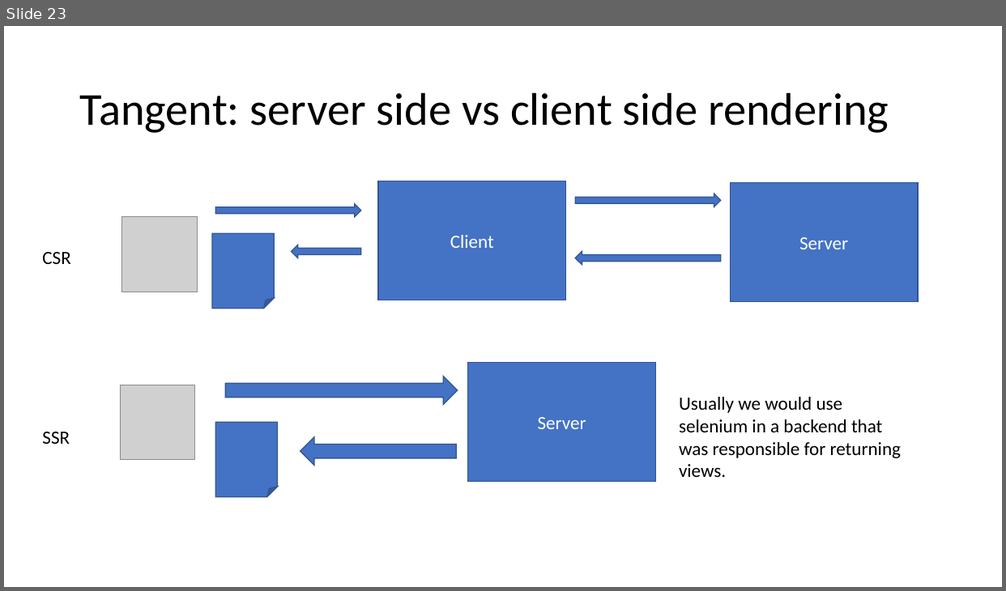
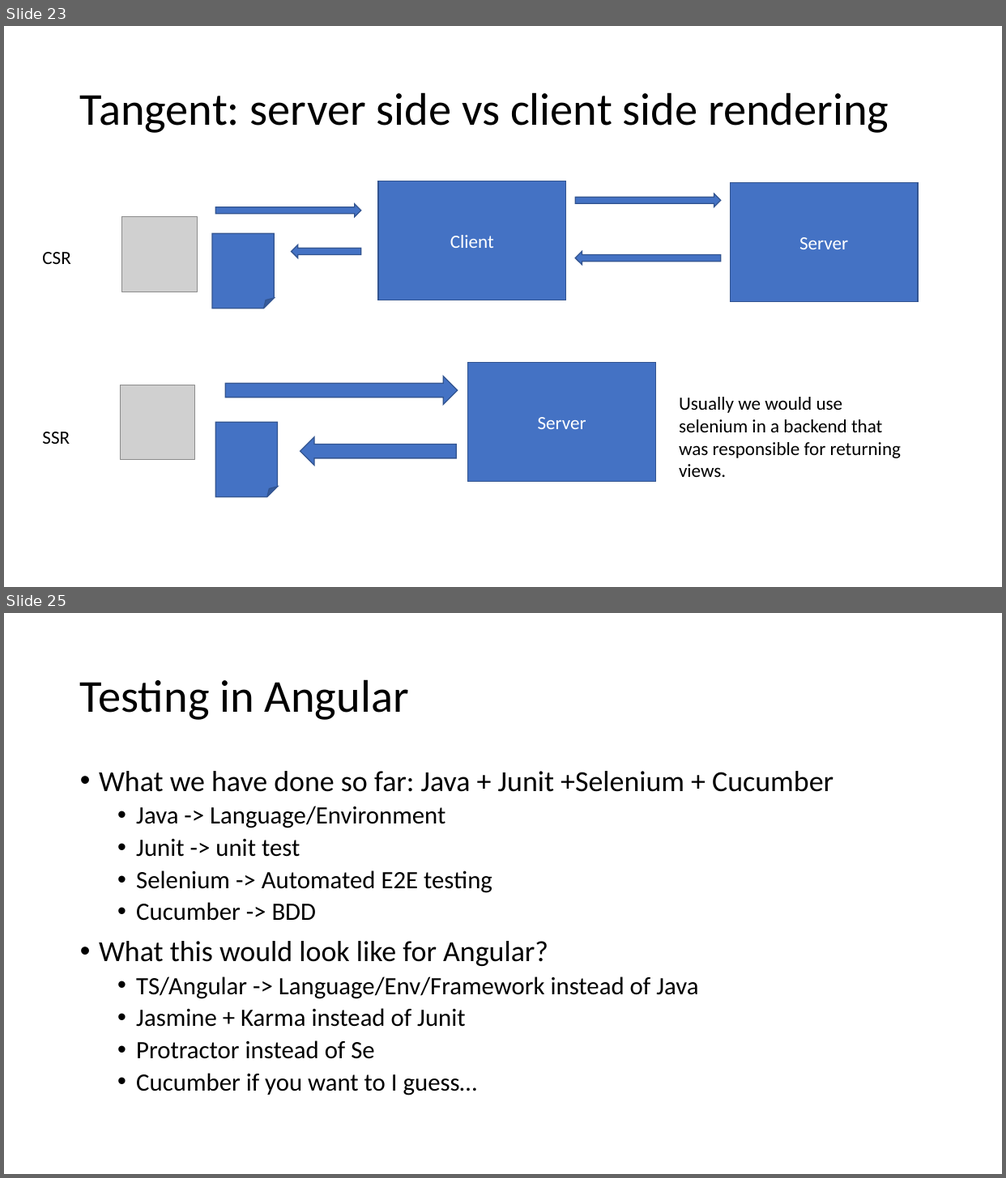
Before and after one commit to WilliamOna/staging-automation-primer-3-23, a slide deck: PrimerNotes.pptx. Shown one above the other, each under a label of ours: slide 23 before the commit, slides 23 and 25 after it; the slides between them are not shown. The pictures are 1006x591 and 1006x1178 pixels, drawn with LibreOffice and Linux fonts; fonts in the diff are those of the drawing; grey boxes stand for pictures. Boxes give left, top, right and bottom in pixels: in the first picture for what was removed or moved away, otherwise in the second. Text is boxed around its words. In the diff, an @@ line names an element or a change of style, - is before the commit and + after.

Commit message:
updated ppt

```diff
--- a/PrimerNotes.pptx
+++ b/PrimerNotes.pptx
@@ slide 25 added at [4,613,1002,1174], background #FFFFFF @@
@@ title added at [80,679,409,720], 44 pt, text #000000 @@
+Testing in Angular
@@ text added at [99,771,833,1096], 24 pt, text #000000 @@
+• What we have done so far: Java + Junit +Selenium + Cucumber
+  • Java -> Language/Environment
+  • Junit -> unit test
+  • Selenium -> Automated E2E testing
+  • Cucumber -> BDD
+• What this would look like for Angular?
+  • TS/Angular -> Language/Env/Framework instead of Java
+  • Jasmine + Karma instead of Junit
+  • Protractor instead of Se
+  • Cucumber if you want to I guess…
```
Also in this commit, not shown: 5 other slides added.
